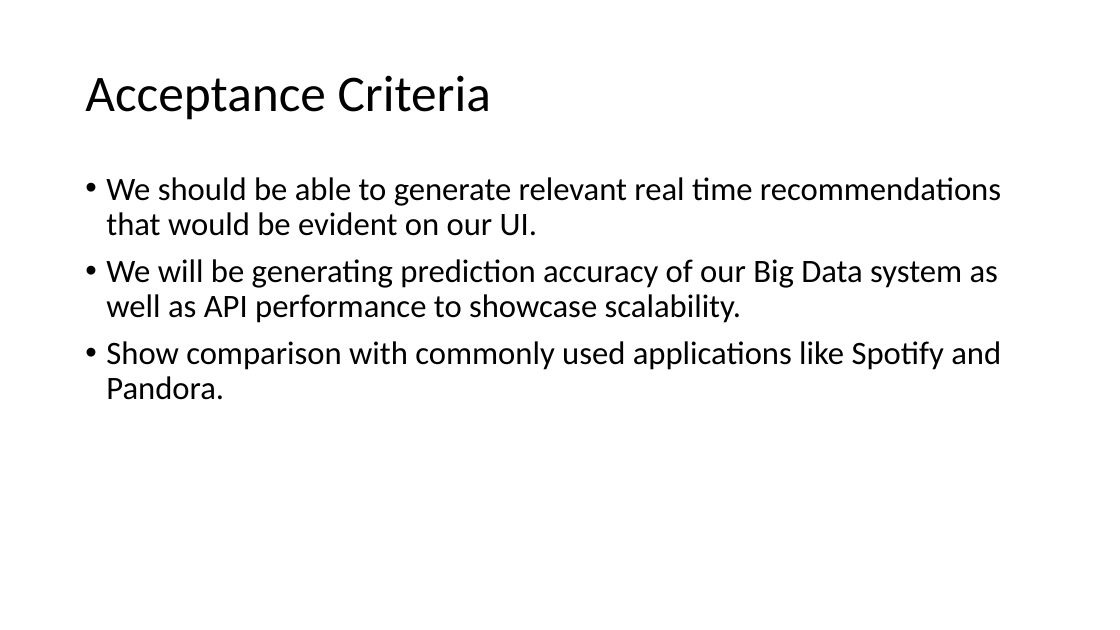
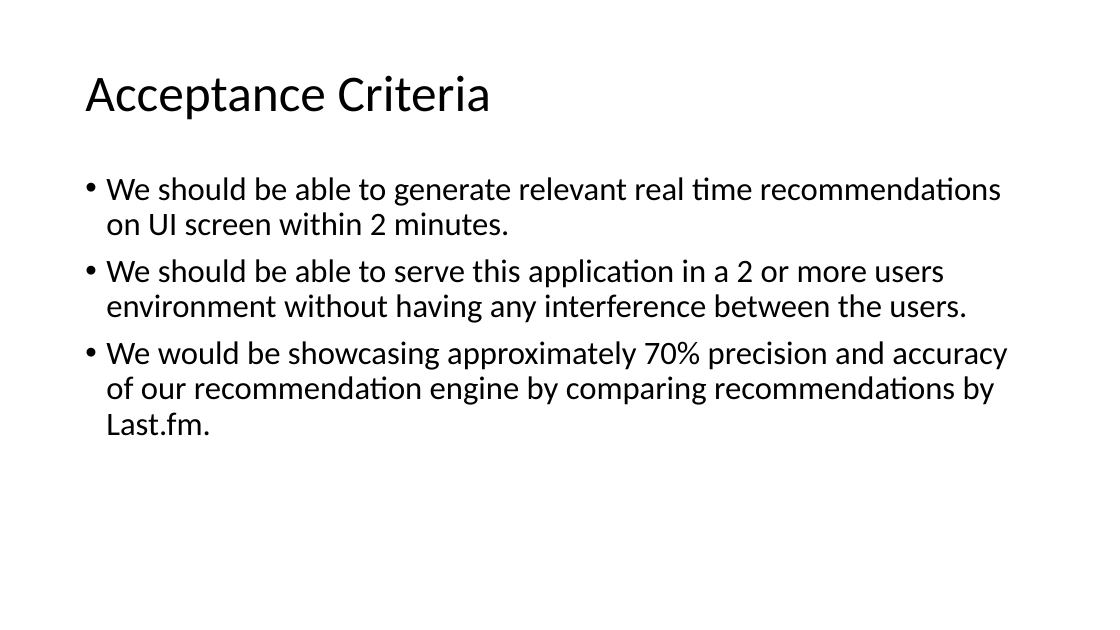
Before and after one commit to chakrabortian/realtimemusicrecommendationapp, a slide deck: slide 8 of Music Recommender - Planning.pptx. Drawn at 1120x630 pixels with LibreOffice and Linux fonts; fonts in the diff are those of the drawing. Boxes give left, top, right and bottom in pixels: in the first picture for what was removed or moved away, otherwise in the second. Text is boxed around its words. In the diff, an @@ line names an element or a change of style, - is before the commit and + after.

```diff
--- a/Music Recommender - Planning.pptx
+++ b/Music Recommender - Planning.pptx
@@ text at [106, 177, 1007, 436]: text changed @@
-• We should be able to generate relevant real time recommendations that would be evident on our UI.
-• We will be generating prediction accuracy of our Big Data system as well as API performance to showcase scalability.
-• Show comparison with commonly used applications like Spotify and Pandora.
+• We should be able to generate relevant real time recommendations on UI screen within 2 minutes.
+• We should be able to serve this application in a 2 or more users environment without having any interference between the users.
+• We would be showcasing approximately 70% precision and accuracy of our recommendation engine by comparing recommendations by Last.fm.
```
Also in this commit, not shown: 4 other slides changed.
